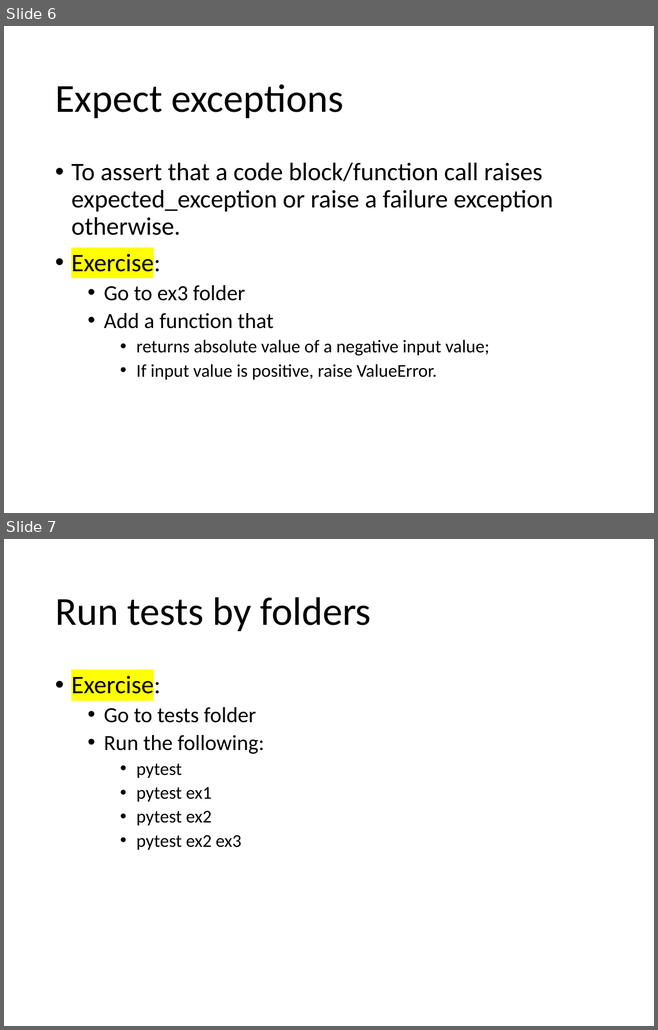
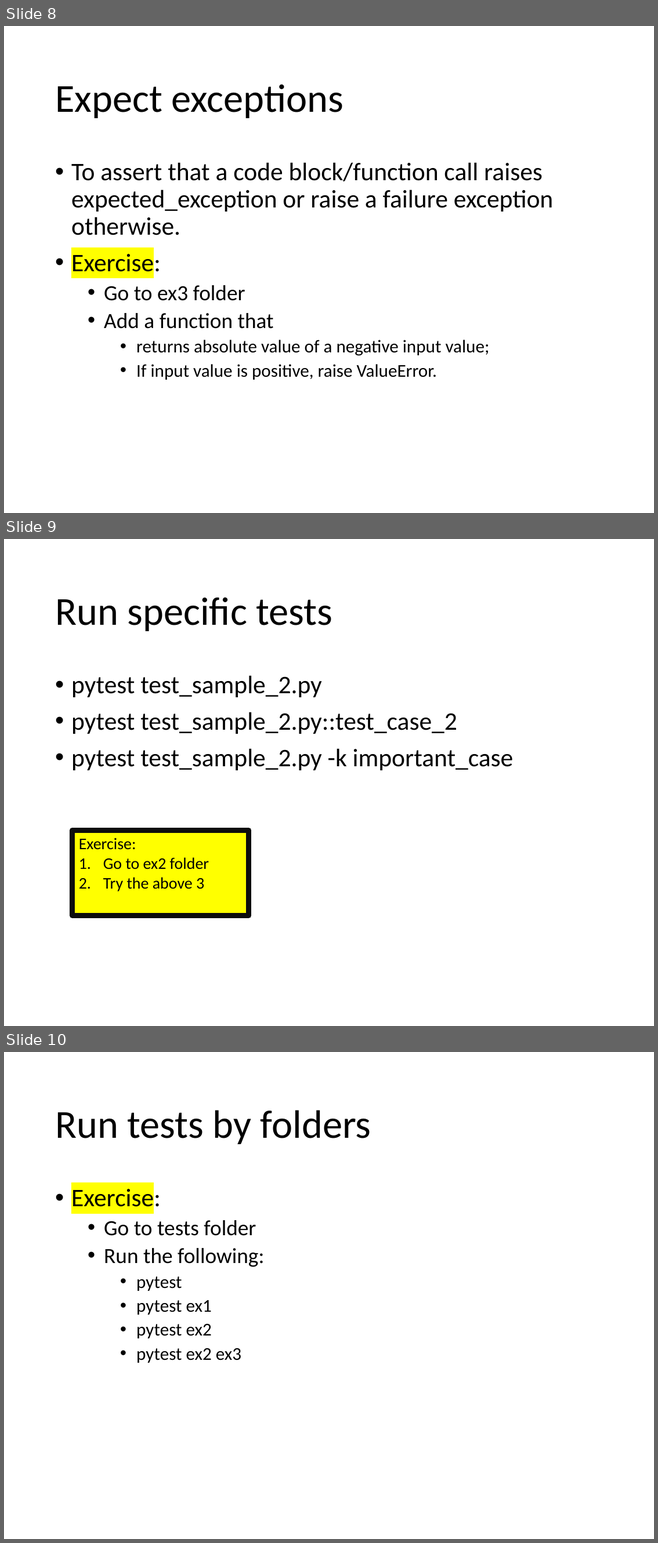
Before and after one commit to Chao-Jen/pytest_workshop, a slide deck: slides/Unit Test with Pytest.pptx. Shown one above the other, each under a label of ours: slides 6 and 7 before the commit, slides 8, 9 and 10 after it. The pictures are 658x1030 and 658x1543 pixels, drawn with LibreOffice and Linux fonts; fonts in the diff are those of the drawing. Boxes give left, top, right and bottom in pixels: in the first picture for what was removed or moved away, otherwise in the second. Text is boxed around its words. In the diff, an @@ line names an element or a change of style, - is before the commit and + after.

```diff
--- a/slides/Unit Test with Pytest.pptx
+++ b/slides/Unit Test with Pytest.pptx
@@ slide 9 added at (4,539,654,1026), background #FFFFFF @@
@@ title added at (55,597,332,631), 44 pt, text #000000 @@
+Run specific tests
@@ text added at (71,675,513,770), 28 pt, text #000000 @@
+• pytest test_sample_2.py
+• pytest test_sample_2.py::test_case_2
+• pytest test_sample_2.py -k important_case
@@ rectangle added at (72,831,248,916), fill #FFFF00, outline #0D0D0D 6 pt, 18 pt, text #000000 @@
+Exercise:
+1. Go to ex2 folder
+2. Try the above 3
@@ what was slide 6 is now slide 8 @@
@@ what was slide 7 is now slide 10 @@
```
Also in this commit, not shown: 1 slide changed, 4 other slides added.
